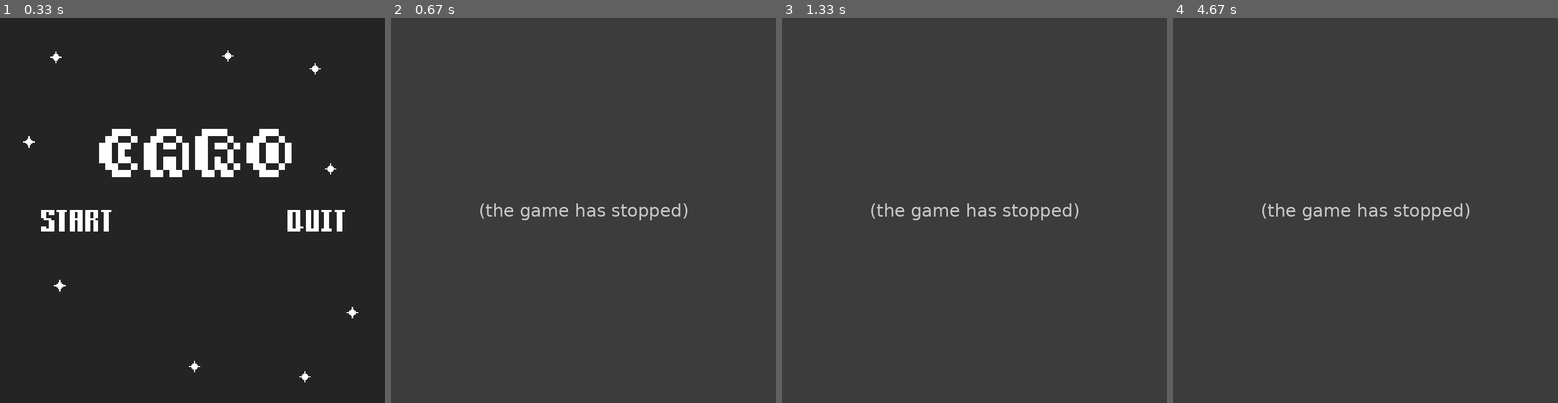
Above: before the commit, frames 1-4 (left to right).
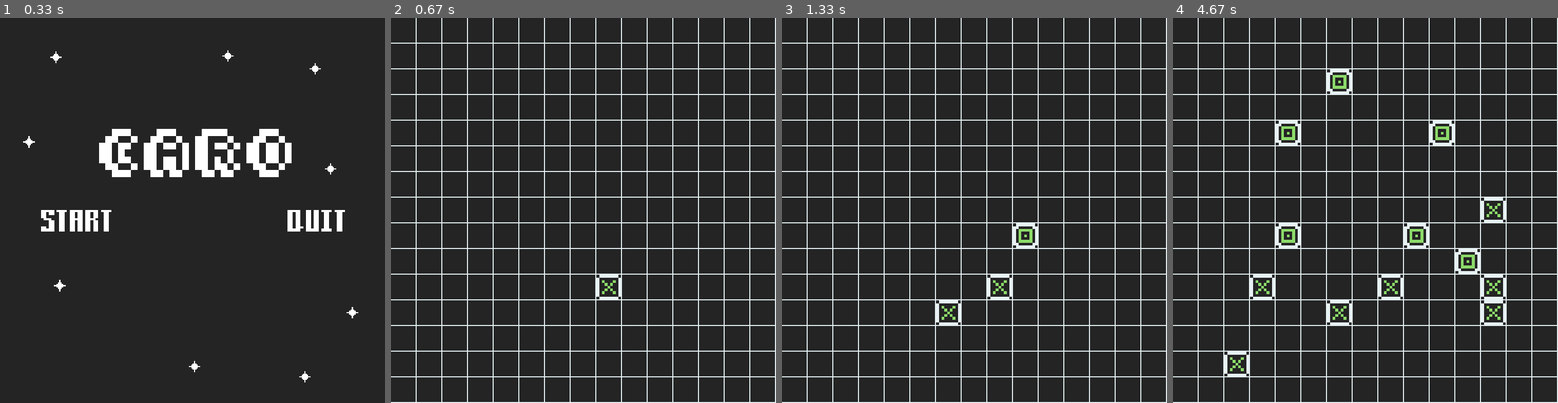
Above: after the commit, the same moments.

Repository: rachelxx03/carogame
Game: pygame game, started from carogame/game.py
Two runs of this game, one before a commit and one after it. Both use one fixed random seed, a clock stepped at 60 frames per second and the inputs below.
Inputs (mouse positions are in pixels of both pictures, inside the frame that each line leads up to):
- Up to frame 1 (0.33 s): no input
- Up to frame 2 (0.67 s): press the mouse at (491, 214) at 0.37 s; move the mouse to (556, 252) at 0.47 s; release the mouse at (622, 295) at 0.6 s
- Up to frame 3 (1.33 s): press the mouse at (882, 214) at 0.7 s; move the mouse to (951, 229) at 0.8 s; release the mouse at (1020, 245) at 0.93 s; press the mouse at (882, 214) at 1.03 s; move the mouse to (920, 260) at 1.13 s; release the mouse at (955, 310) at 1.27 s
- Up to frame 4 (4.67 s): press the mouse at (1273, 214) at 1.37 s; move the mouse to (1369, 241) at 1.47 s; release the mouse at (1465, 272) at 1.6 s; press the mouse at (1273, 214) at 1.7 s; move the mouse to (1384, 260) at 1.8 s; release the mouse at (1500, 310) at 1.93 s; press the mouse at (1273, 214) at 2.03 s; move the mouse to (1361, 179) at 2.13 s; release the mouse at (1446, 141) at 2.27 s; click (1500, 287) at 2.38 s; press the mouse at (1500, 287) at 2.7 s; move the mouse to (1392, 214) at 2.8 s; release the mouse at (1280, 141) at 2.93 s; press the mouse at (1500, 287) at 3.03 s; move the mouse to (1373, 318) at 3.13 s; release the mouse at (1250, 352) at 3.27 s; press the mouse at (1500, 287) at 3.37 s; move the mouse to (1396, 264) at 3.47 s; release the mouse at (1288, 241) at 3.6 s; click (1500, 206) at 3.72 s; press the mouse at (1500, 206) at 4.03 s; move the mouse to (1419, 148) at 4.13 s; release the mouse at (1342, 95) at 4.27 s; press the mouse at (1500, 206) at 4.37 s; move the mouse to (1384, 241) at 4.47 s; release the mouse at (1269, 275) at 4.6 s

Frame 1 is identical in both runs. In frame 2, 8.7% of the frame differs, in the area x 0-100%, y 0-100%; in frame 3, 9.2%; in frame 4, 11%.
Before the commit the program exited at 0.47 s; later frames show no game.

Commit message:
gameplayupdate

Diff:
--- /dev/null
+++ b/carogame/Pgm.py
@@ -0,0 +1,161 @@
+import os
+
+import pygame
+from pygame import mixer
+mixer.init()
+pygame.mixer.music.load('Smells Like Burning Corpse.mp3')
+#play the music infinitely
+pygame.mixer.music.play(-1)
+width = 750
+height = 750
+#Size of square
+size = 48
+window = pygame.display.set_mode((width,height))
+caption = pygame.display.set_caption("The Eye")
+icon = pygame.image.load(os.path.join('ASSETS',"Jupe.png"))
+#Importing Sprites
+picX = pygame.image.load(os.path.join('ASSETS',"Xtac.png"))
+picO = pygame.image.load(os.path.join('ASSETS',"Otac.png"))
+X = pygame.transform.scale(picX,(size,size))
+O = pygame.transform.scale(picO,(size,size))
+
+
+FPS = 30
+BLACK = (36,36,36)
+WHITE = (230,241,243)
+RED = (153,0,0)
+TURQUOISE = (72,209,204)
+
+pygame.display.set_icon(icon)
+#Creating array-backed grid
+gridarr = [[0 for x in range(15)] for y in range(15)]
+
+dia=[1,15,16,14]
+
+
+def main():
+    pygame.init()
+    run = True
+    clock = pygame.time.Clock()
+    #Check if it is Player 1's turn
+    p2t = True
+    #Check if Player 1'
+
+    #Player 1 and PLayer 2 input lists
+    plr1 = []
+    plr2 = []
+    #Win Display
+    def windisplay():
+        poplft = width//8
+        poptop = height//3
+        popwdt = width *(6/8)
+        pophgt = height//3
+        winpop = pygame.Rect(poplft, poptop, popwdt, pophgt)
+        pygame.draw.rect(window, TURQUOISE, winpop)
+
+    #Cheking for wins
+    def win_able(plr,blockno):
+        for k in range(4):
+                dia=[1,15,16,14]
+                def win_check(blockno,dia,k):
+                        h=m=blockno
+                        countlef=0
+                        countrig=0
+                        l=True
+                        r=True
+                        for j in range(5):
+                            h+=dia[k]
+                            if r==True:
+                                if  k!= 1 :
+                                    if ((h+1)%15==0 and (h+1) in plr) or (h%15==0 and h in plr):
+                                        countrig+=1
+                                        r=False
+                            if r==True:
+                                if h in plr:
+                                    countrig+=1
+                                else:
+                                     h=blockno
+                                     r=False
+                            if l==True:
+                                if k!= 1:
+                                    if ((m+1)%15==0 and (m+1) in plr)or (m%15==0 and m in plr):
+
+                                        countlef+=1
+                                        l=False
+                            if l==True:
+                                if m in plr:
+                                    countlef+=1
+                                else:
+                                     m=blockno
+                                     l=False
+                                m-=dia[k]
+                        print('left, right:',countlef,countrig)
+                        if countlef+countrig>=5:
+                            return 1
+                result= win_check(blockno,dia,k)
+                if result==1:
+                    print("you win")
+                    return 1
+
+    while run:
+
+        window.fill(WHITE)
+        for event in pygame.event.get():
+            if event.type == pygame.QUIT:
+                run = False
+            elif event.type == pygame.MOUSEBUTTONUP:
+                #Getting mouse position
+                pos = pygame.mouse.get_pos()
+                #Input block number
+                blockno = (pos[0]//(2+size) + (pos[1]//(2+size))*15)
+                blocklefttop = (pos[0]//(2+size)*(2+size), pos[1]//(2+size)*(2+size))
+                #Update gridarr with X or O
+                if gridarr[pos[0]//(2+size)][pos[1]//(2+size)] == 0:
+                    if (blockno in plr1) or (blockno in plr2):
+                        p2t = p2t
+                    else:
+                        p2t = not p2t
+                    if not p2t:
+                        gridarr[pos[0]//(2+size)][pos[1]//(2+size)] = 'X'
+                        plr1.append(blockno)
+                        result = win_able(plr1,blockno)
+                        if result == 1:
+                            run = False
+                    else:
+                        gridarr[pos[0]//(2+size)][pos[1]//(2+size)] = 'O'
+                        plr2.append(blockno)
+                        result = win_able(plr2,blockno)
+                        if result==1:
+                            run = False
+
+                print('blk:',blockno)
+                print('plr1:', plr1)
+                print('plr2:', plr2)
+
+
+        for x in range(0,15):
+            for y in range(0, 15):
+
+                if gridarr[x][y] == 0:
+                    color = BLACK
+                    rectum = pygame.Rect(x*(2+size), y*(2+size), size, size)
+                    pygame.draw.rect(window,color, rectum)
+                elif gridarr[x][y] == 'X':
+                    #color = RED
+                    #rectum = pygame.Rect(x*(2+size), y*(2+size), size, size)
+                    #pygame.draw.rect(window,color, rectum)
+                    window.blit(X, (x*(2+size), y*(2+size)))
+                elif gridarr[x][y] == 'O':
+                    #color = TURQUOISE
+                    #rectum = pygame.Rect(x*(2+size), y*(2+size), size, size)
+                    #pygame.draw.rect(window,color, rectum)
+                    window.blit(O, (x*(2+size), y*(2+size)))
+        pygame.display.update()
+        clock.tick(FPS)
+
+
+
+    pygame.quit()
+
+if __name__ == "__main__":
+    main()
--- a/carogame/game.py
+++ b/carogame/game.py
@@ -1,7 +1,9 @@
 import os.path
 import button
-
+from pygame import mixer
 import pygame
+import Pgm
+import time
 WIDTH,HEIGHT=750,750
 WIN=pygame.display.set_mode((WIDTH,HEIGHT))
 pygame.display.set_caption("caro")
@@ -11,6 +13,10 @@
 start_img=pygame.transform.scale(pygame.image.load(os.path.join("art", "start.png")),(950,1000)).convert_alpha()
 quit_img=pygame.transform.scale(pygame.image.load(os.path.join("art", "quit.png")),(950,1000)).convert_alpha()
 
+mixer.init()
+#pygame.mixer.music.load('TNT MIDI PACK TITLE.mp3')
+#play the music infinitely
+#pygame.mixer.music.play(-1)
 
 start_button = button.Button(-250,-30 , start_img, 0.8)
 exit_button = button.Button(220, -110, quit_img, 0.8)
@@ -21,7 +27,9 @@
         WIN.blit(logo, (-10, 0))
 
         if start_button.draw(WIN):
-            print('START')
+            #pygame.mixer.music.play(0)
+            WIN.fill((0,0,0))
+            Pgm.main()
         if exit_button.draw(WIN):
             pygame.quit()
             break
Binary file added: carogame/ASSETS/Jupe.png
Binary file added: carogame/ASSETS/Otac.png
Binary file added: carogame/ASSETS/Xtac.png
Binary file added: carogame/Xtac.png
Not shown, added: carogame/Smells Like Burning Corpse.mp3
Not shown, added: carogame/TNT MIDI PACK TITLE.mp3
